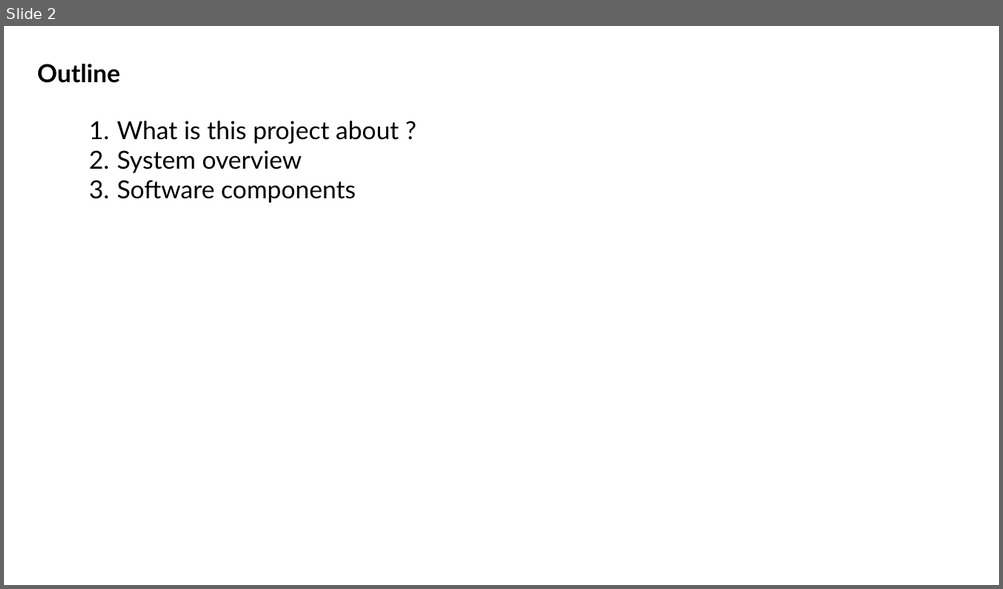
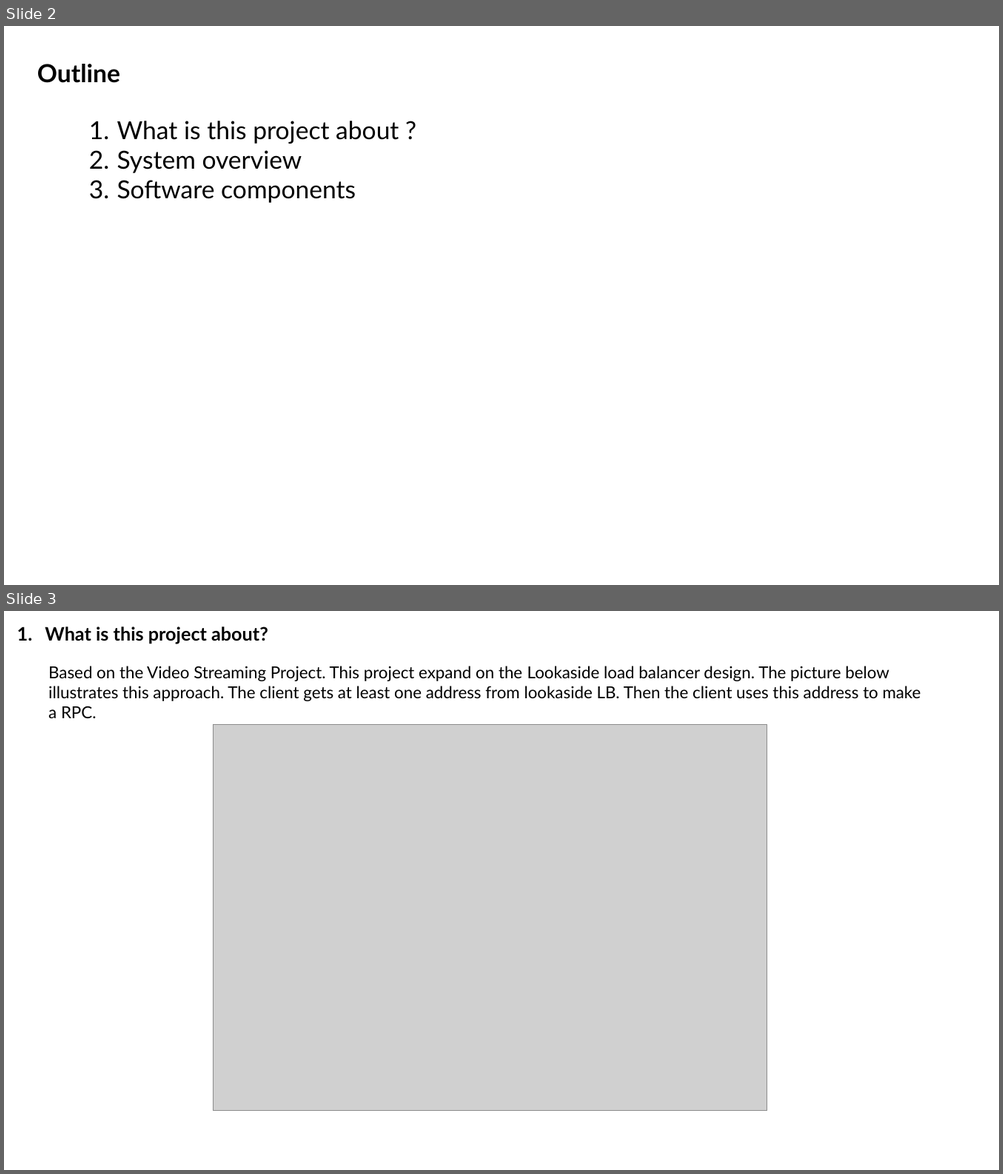
Before and after one commit to truongvanhuy2000/Video-Streaming, a slide deck: Docs/Overview.pptx. Shown one above the other, each under a label of ours: slide 2 before the commit, slides 2 and 3 after it. The pictures are 1003x589 and 1003x1174 pixels, drawn with LibreOffice and Linux fonts; fonts in the diff are those of the drawing; grey boxes stand for pictures. Boxes give left, top, right and bottom in pixels: in the first picture for what was removed or moved away, otherwise in the second. Text is boxed around its words. In the diff, an @@ line names an element or a change of style, - is before the commit and + after.

```diff
--- a/Docs/Overview.pptx
+++ b/Docs/Overview.pptx
@@ slide 3 added at [4,611,999,1170], background #FFFFFF @@
@@ text added at [45,627,268,644], 18 pt, text #000000, bold @@
+1. What is this project about?
@@ text added at [48,666,921,718], 16 pt, text #000000 @@
+Based on the Video Streaming Project. This project expand on the Lookaside load balancer design. The picture below illustrates this approach. The client gets at least one address from lookaside LB. Then the client uses this address to make a RPC.
@@ picture added at [213,724,767,1111] @@
```
Also in this commit, not shown: 2 slides changed, 6 other slides added, 5 slides removed, 1 other file.
